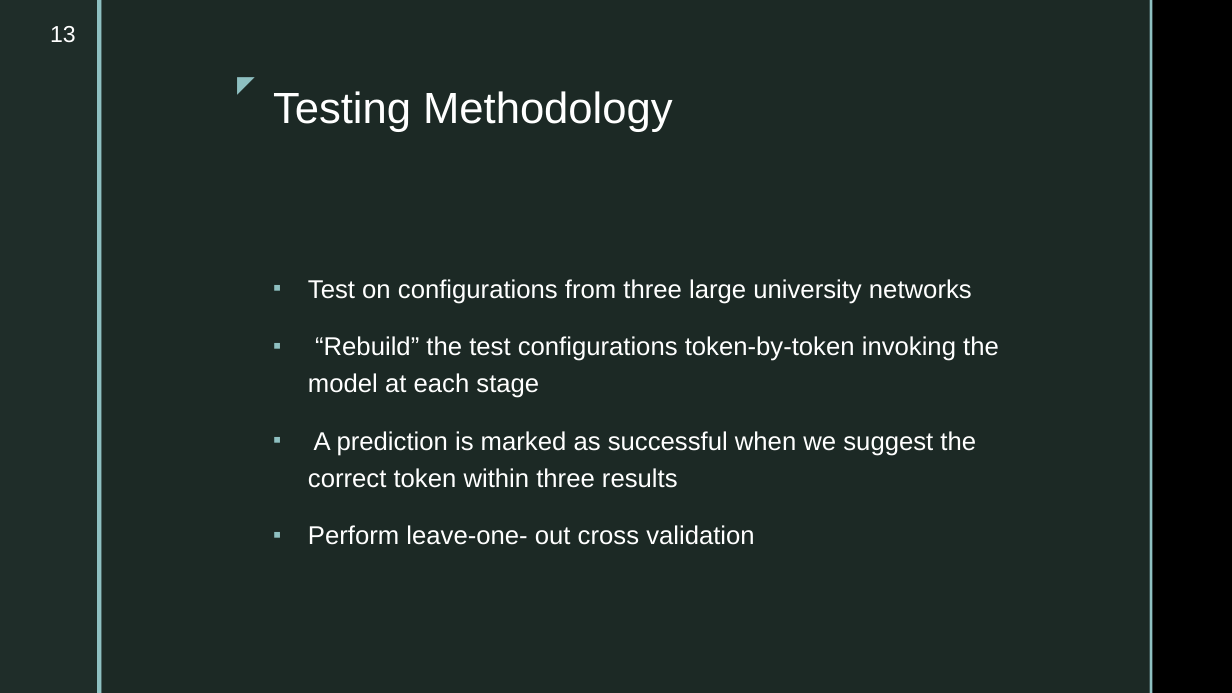
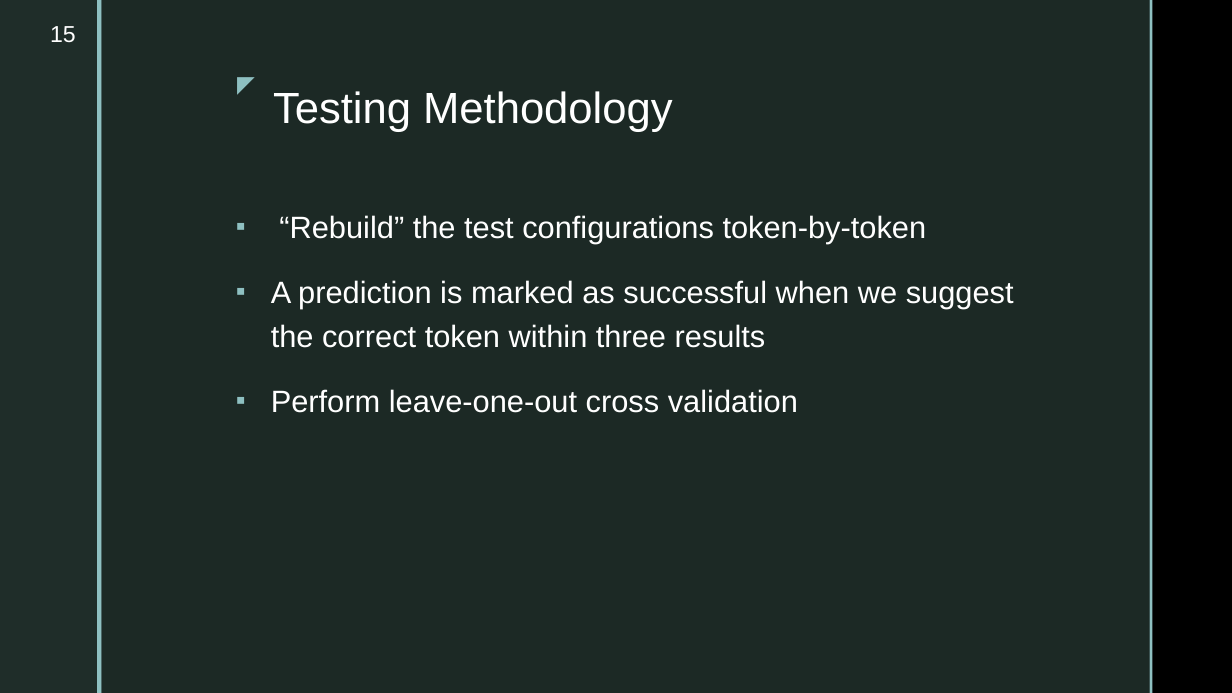
Before and after one commit to ahsanMah/config-completion, a slide deck: slide 15 of Final Presentation.pptx (slide 13 before the commit). Drawn at 1232x693 pixels with LibreOffice and Linux fonts; fonts in the diff are those of the drawing; background and template pictures are left out. Boxes give left, top, right and bottom in pixels: in the first picture for what was removed or moved away, otherwise in the second. Text is boxed around its words. In the diff, an @@ line names an element or a change of style, - is before the commit and + after.

```diff
--- a/Final Presentation.pptx
+++ b/Final Presentation.pptx
@@ page number at <box>50,26,76,43</box>: text changed @@
-13
+15
@@ text "“Rebuild” the test configurations token-by-token": place and size @@
-text "“Rebuild” the test configurations token-by-token" at <box>308,279,999,545</box>
+text "“Rebuild” the test configurations token-by-token" at <box>271,215,1014,413</box>
@@ text "“Rebuild” the test configurations token-by-token" at <box>271,215,1014,413</box>: vertical alignment middle to top @@
@@ text at <box>279,215,927,244</box>: text changed; size 20 to 24 pt @@
-▪ Test on configurations from three large university networks
-▪ “Rebuild” the test configurations token-by-token invoking the model at each stage
+▪ “Rebuild” the test configurations token-by-token
@@ text at <box>271,280,1014,348</box>: size 20 to 24 pt in "A prediction is marked as successful when ..." @@
@@ text at <box>271,389,798,413</box>: text changed; size 20 to 24 pt @@
-▪ Perform leave-one- out cross validation
+▪ Perform leave-one-out cross validation
```
Also in this commit, not shown: 8 other slides changed, 4 slides added, 3 slides removed, 1 other file.
